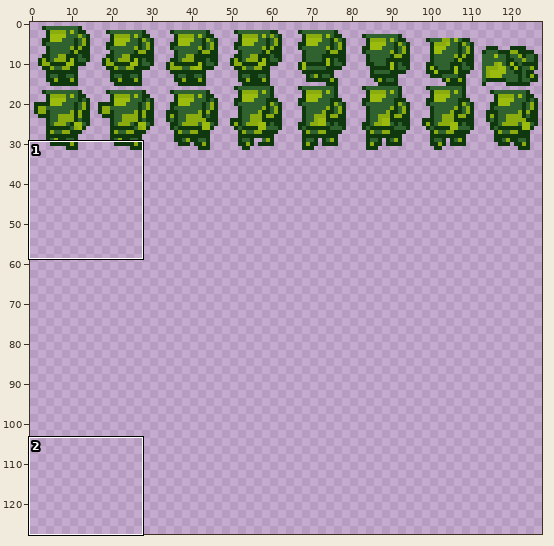
A sprite sheet gets an edit: char.png. The first picture is a wide view before the edit; the outline marks the close-up.
Close-up. Before the edit:
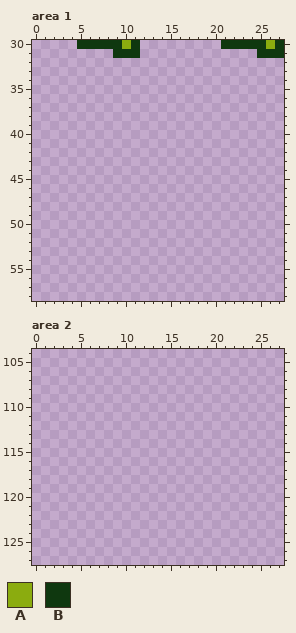
The file is 128x128 pixels. Shown: area 1: x 0..27, y 30..58; area 2: x 0..27, y 104..127.
Palette (. is transparent): A #8bac0f  B #0f380f
Pixels before, area 1, first column x 5:
30 BBBBBAB.........BBBBBAB
31 ....BBB.............BBB
After:
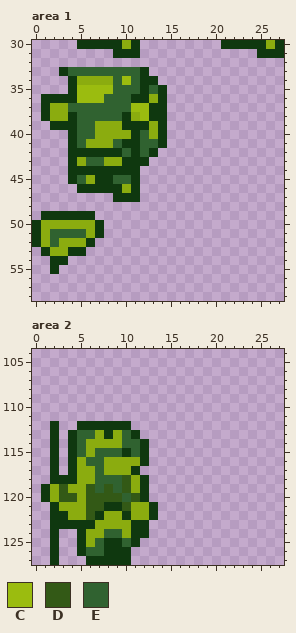
Colours new in this view: C #9bbc0f  D #335916  E #306230
Diff:
Changed rows in their new state; - is an unchanged pixel.
Area 1:
first column x 0:
33 ---BEEEEEEEEB--
34 ----BAAAAECEBB-
35 ----BCCCCEEEBEB
36 -BBBBCCCEEEBBAB
37 -BAAEEEEEEECCBB
38 -BAABEEEEEBACBB
39 --BBBEEAAABBBAB
40 ----BEEAAAABEAB
41 ----BEAAAEBBEEB
42 ----BBBBBBEBEB-
43 ----BAEEAABBB--
44 ----BBBBBBBB---
45 ----BEABBEEB---
46 -----BBBBBAB---
47 ---------BBB---
49 -BBBBBB--------
50 BAAAAAAB-------
51 BAEEEEAB-------
52 BAEAAAB--------
53 -BAABB---------
54 --BB-----------
55 --B------------
Area 2:
first column x 1:
112 -B--BBBBBB---
113 -B-BEEABAEB--
114 -B-BEAAAAEEB-
115 -B-BEAEEEBEB-
116 -B-BAEEAAAAB-
117 -B-BAAEAAAB--
118 -BBBAAEEEDAB-
119 BADAADEDEDAB-
120 BADDADDDDEDB-
121 -BAAADDBBDAAB
122 -BBAADBAABAAB
123 -BBBBBAAAABB-
124 -B--BAAEEABB-
125 -B--BAEBBEB--
126 -B--BEEBBB---
127 -B---BBBBB---
Pixel boxes of the changes (left, top, right, bottom) in both close-ups:
added: (32, 67, 167, 274)
added: (41, 421, 158, 565)
